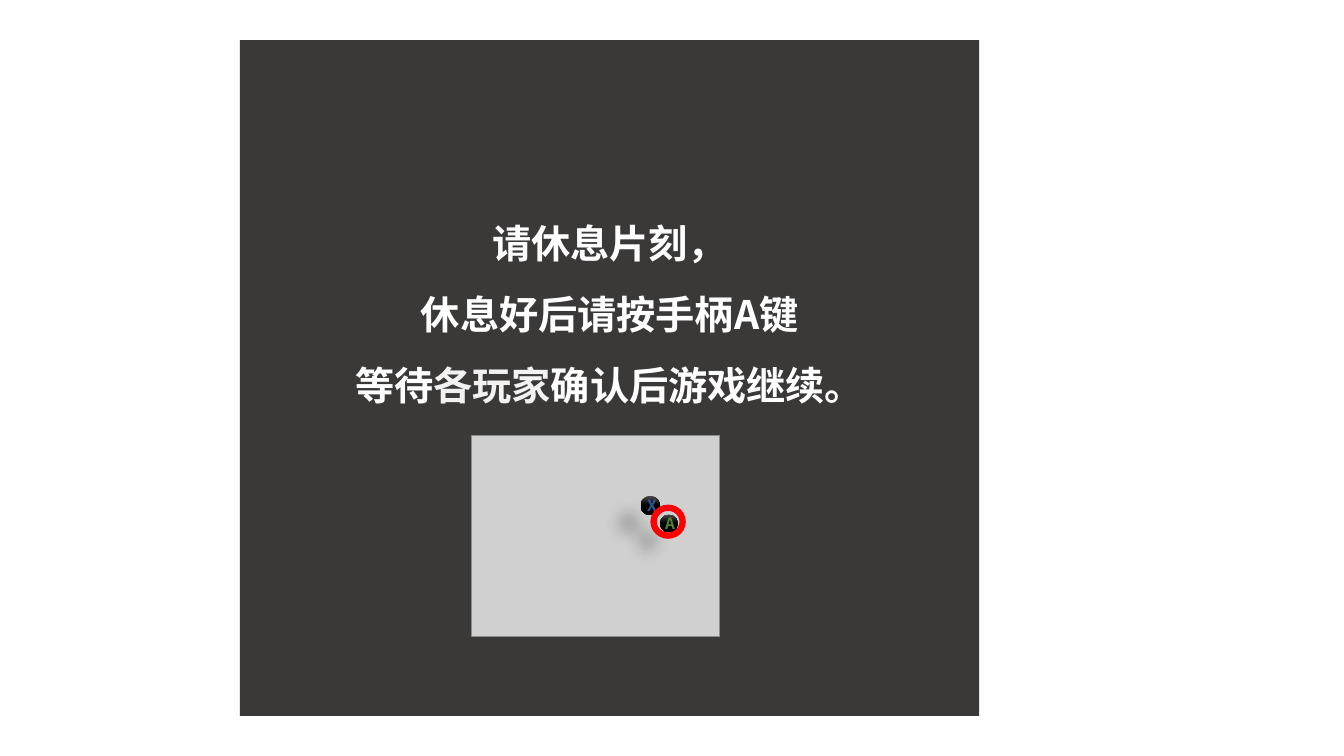
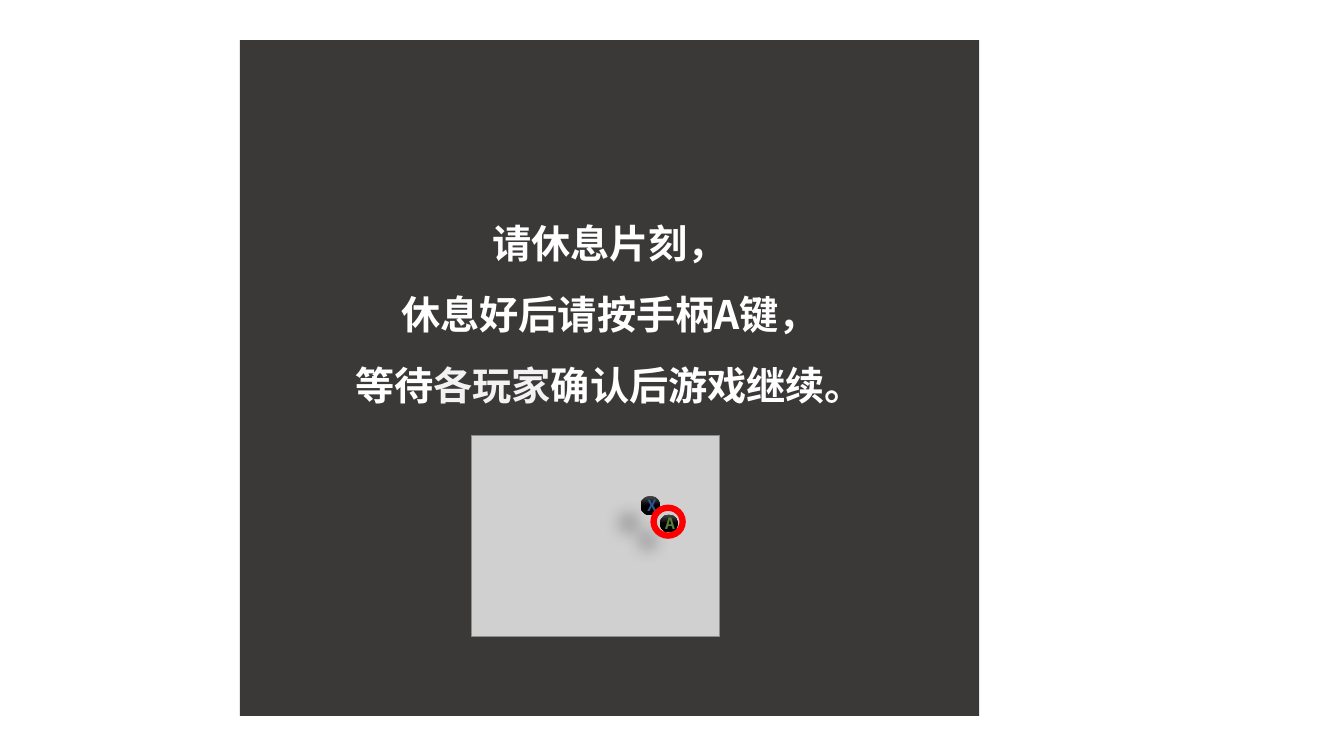
Before and after one commit to ChenyaGu/imagineWeCooperation, a slide deck: slide 7 of pictures/introduction.pptx (slide 6 before the commit). Drawn at 1344x756 pixels with LibreOffice and Linux fonts; fonts in the diff are those of the drawing; grey boxes stand for pictures. Boxes give left, top, right and bottom in pixels: in the first picture for what was removed or moved away, otherwise in the second. Text is boxed around its words. In the diff, an @@ line names an element or a change of style, - is before the commit and + after.

```diff
--- a/pictures/introduction.pptx
+++ b/pictures/introduction.pptx
@@ text in rectangle at <box>401,295,818,334</box>: text changed @@
-        休息好后请按手柄A键
+        休息好后请按手柄A键，
```
Also in this commit, not shown: 1 other file.
